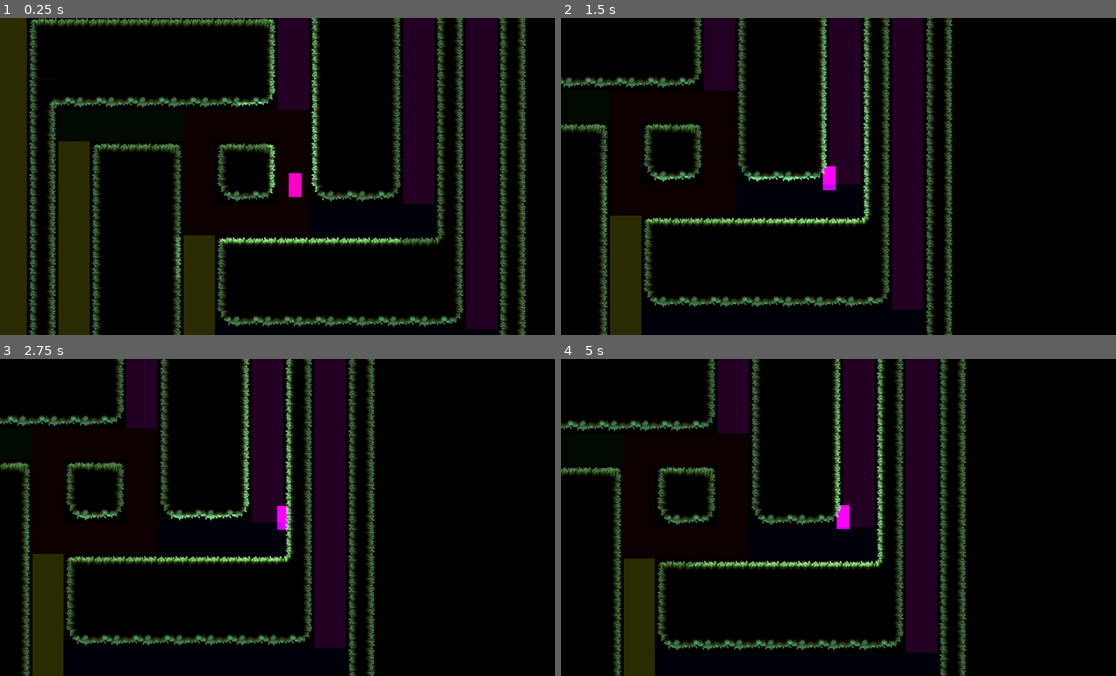
Above: before the commit, frames 1-4 (two rows, left to right).
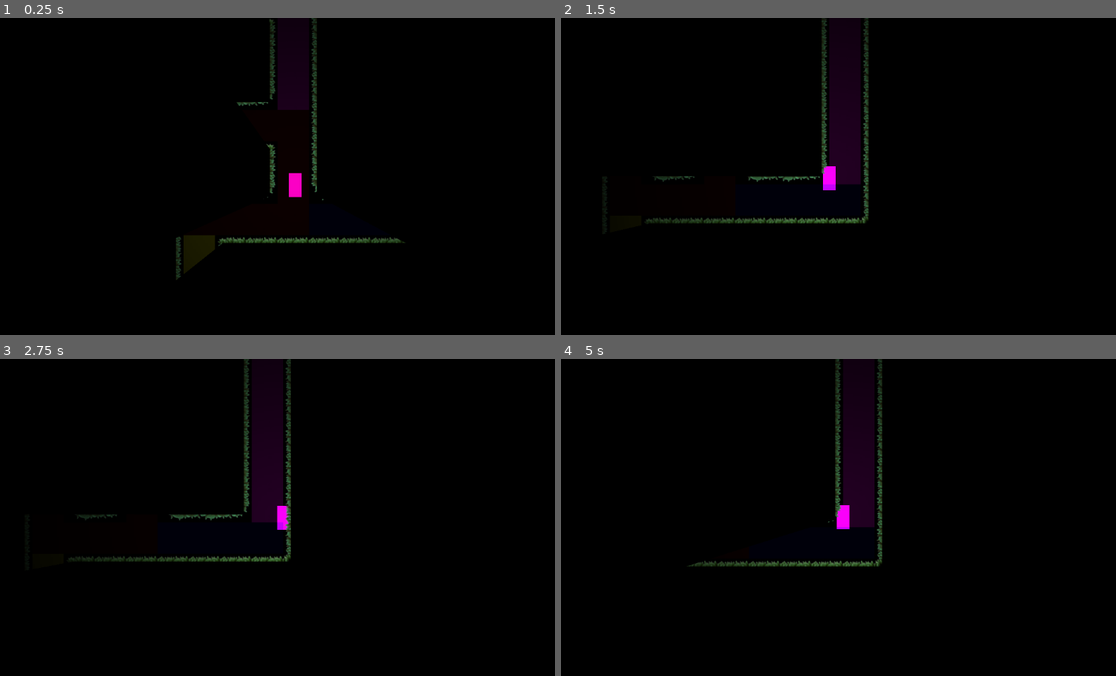
Above: after the commit, the same moments.

Repository: kit-solent/refrigerate
Game: Godot game, scene res://core/ingame.tscn
Two runs of this game, one before a commit and one after it. Both use one fixed random seed, a clock stepped at 60 frames per second and the inputs below.
Inputs (mouse positions are in pixels of both pictures, inside the frame that each line leads up to):
- Up to frame 1 (0.25 s): no input
- Up to frame 2 (1.5 s): move the mouse to (966, 160) at 0.52 s; hold Right (player right) 0.53-1.28 s; tap Up (player jump) at 0.77 s; move the mouse to (727, 192) at 1.27 s; hold Left (player left) from 1.28 s (still down)
- Up to frame 3 (2.75 s): tap Up (player jump) at 1.52 s; move the mouse to (338, 447) at 2.02 s; release Left (player left) at 2.03 s; hold Right (player right) from 2.03 s (still down)
- Up to frame 4 (5 s): move the mouse to (816, 580) at 2.77 s; tap Up (player jump) at 3.02, 3.77, 4.52 s; move the mouse to (1010, 565) at 3.52 s; release Right (player right) at 3.53 s; hold Left (player left) from 3.53 s (still down); move the mouse to (672, 469) at 4.27 s

The runs differ from the first frame. In frame 1, 32% of the frame differs, in the area x 0-95%, y 0-100%; in frame 2, 18%; in frame 3, 18%; in frame 4, 18%.
Error after the commit: Invalid assignment of property or key 'polygon' with value of type 'int' on a base object of type 'Polygon2D'. (res://portals/portal.gd:18)

Commit message:
SaveBot commit at 2024-11-09 17:23:54

Diff:
--- a/core/core.gd
+++ b/core/core.gd
@@ -1,8 +1,12 @@
 extends Node
 
-@export_category("Mode Overide Colors")
+@export_category("Core")
+
+@export_group("Mode Overide Colors")
 @export var topdown_color:Color
 @export var platformer_color:Color
+
+@onready var main:Node = null
 
 var tools = Tools.new()
 
@@ -16,7 +20,8 @@
 }
 
 func _ready():
-	pass
+	if has_node("/root/ingame"):
+		main = get_node("/root/ingame")
 
 
 ## User Authentication
--- a/core/ingame.gd
+++ b/core/ingame.gd
@@ -7,3 +7,6 @@
 
 func _process(_delta):
 	$h_box_container/panel/view/view/world/meta/camera.global_transform=camera_target.global_transform
+
+func get_player():
+	return $h_box_container/panel/view/view/world/players/player
--- a/core/ingame.tscn
+++ b/core/ingame.tscn
@@ -3,8 +3,8 @@
 [ext_resource type="Theme" uid="uid://eqk6sg10ucwa" path="res://core/resources/theme.tres" id="1_sdiib"]
 [ext_resource type="Script" path="res://core/ingame.gd" id="1_ul41f"]
 [ext_resource type="PackedScene" uid="uid://d0un0qo6u4dpf" path="res://core/player/player.tscn" id="2_nqatk"]
-[ext_resource type="PackedScene" uid="uid://c6awmk0g3vary" path="res://core/map.tscn" id="3_grcy3"]
 [ext_resource type="PackedScene" uid="uid://usl2ja3hvpxp" path="res://core/resources/inventory_slot.tscn" id="3_yiyqq"]
+[ext_resource type="PackedScene" uid="uid://s8hhu4jxydb" path="res://levels/level1.tscn" id="5_shstq"]
 
 [node name="ingame" type="Control"]
 layout_mode = 3
@@ -87,7 +87,7 @@
 [node name="view" type="SubViewport" parent="h_box_container/panel/view"]
 transparent_bg = true
 handle_input_locally = false
-size = Vector2i(2, 2)
+size = Vector2i(1152, 648)
 render_target_update_mode = 4
 
 [node name="world" type="Node2D" parent="h_box_container/panel/view/view"]
@@ -95,7 +95,6 @@
 [node name="meta" type="Node2D" parent="h_box_container/panel/view/view/world"]
 
 [node name="darkener" type="CanvasModulate" parent="h_box_container/panel/view/view/world/meta"]
-visible = false
 color = Color(0, 0, 0, 1)
 
 [node name="camera" type="Camera2D" parent="h_box_container/panel/view/view/world/meta"]
@@ -117,4 +116,4 @@
 [node name="player" parent="h_box_container/panel/view/view/world/players" instance=ExtResource("2_nqatk")]
 position = Vector2(100, 0)
 
-[node name="map" parent="h_box_container/panel/view/view/world" instance=ExtResource("3_grcy3")]
+[node name="level1" parent="h_box_container/panel/view/view/world" instance=ExtResource("5_shstq")]
--- a/levels/level1.tscn
+++ b/levels/level1.tscn
@@ -1,5 +1,12 @@
-[gd_scene load_steps=2 format=3 uid="uid://s8hhu4jxydb"]
+[gd_scene load_steps=3 format=3 uid="uid://s8hhu4jxydb"]
 
 [ext_resource type="PackedScene" uid="uid://c6awmk0g3vary" path="res://core/map.tscn" id="1_japuw"]
+[ext_resource type="PackedScene" uid="uid://ctwsyo8iq6tg8" path="res://portals/portal.tscn" id="2_eug51"]
 
 [node name="level1" instance=ExtResource("1_japuw")]
+
+[node name="portal" parent="." index="0" instance=ExtResource("2_eug51")]
+position = Vector2(107, 352)
+
+[node name="portal2" parent="." index="1" instance=ExtResource("2_eug51")]
+position = Vector2(107, 480)
--- a/portals/portal.gd
+++ b/portals/portal.gd
@@ -1,23 +1,30 @@
 class_name Portal extends Node2D
 
 @export var pair:Portal
+@onready var target:Node = Core.main.get_player()
 
-func _process(delta: float) -> void:
-	$marker_2d.global_position = get_global_mouse_position()
-	set_view($marker_2d)
-
-func get_local_bounds():
-	return get_viewport_rect() * get_viewport_transform()
+func _process(delta: float):
+	if $on_screen_notifier.is_on_screen():
+		set_view(target)
 
 func set_view(target:Node):
 	# clear the existing polygons
+	clear_view()
+
+	# add new polygons
+	var polygons = Core.tools.cast_polygons(to_local(target.global_position), $line.points, get_local_bounds())
+	for i in polygons:
+		var new = Polygon2D.new()
+		new.polygon = i
+		$view.add_child(new)
+
+func clear_view():
 	for i in $view.get_children():
 		$view.remove_child(i)
 		i.queue_free()
 
-	# add new polygons
-	var polygons = Core.tools.cast_polygons(target.position, $line.points, get_local_bounds())
-	for i in polygons:
-		var new = Polygon2D.new()
-		new.polygon = i
-		$view.add_child(new)
+func get_local_bounds(margin:float = 64):
+	"""
+	Returns the viewport rect in local space and expands it a little for error margin.
+	"""
+	return (get_viewport_rect() * get_viewport_transform()).grow(64)
--- a/portals/portal.tscn
+++ b/portals/portal.tscn
@@ -5,13 +5,10 @@
 [node name="portal" type="Node2D"]
 script = ExtResource("1_pu3ti")
 
-[node name="marker_2d" type="Marker2D" parent="."]
-position = Vector2(-64, 0)
-
 [node name="line" type="Line2D" parent="."]
-points = PackedVector2Array(688, 256, 568, 576)
-width = 5.0
-default_color = Color(0.400635, 0, 0.140478, 1)
+points = PackedVector2Array(0, -32, 0, 32)
+width = 4.0
+default_color = Color(0, 0.204489, 0.399983, 1)
 
 [node name="sub_viewport" type="SubViewport" parent="."]
 disable_3d = true
@@ -19,7 +16,10 @@
 
 [node name="camera_2d" type="Camera2D" parent="sub_viewport"]
 
-[node name="camera_2d" type="Camera2D" parent="."]
-position = Vector2(224, 128)
+[node name="view" type="Node2D" parent="."]
 
-[node name="view" type="Node2D" parent="."]
+[node name="on_screen_notifier" type="VisibleOnScreenNotifier2D" parent="."]
+position = Vector2(-1.66893e-06, -1.90735e-06)
+scale = Vector2(3.2, 6.4)
+
+[connection signal="screen_exited" from="on_screen_notifier" to="." method="clear_view"]
